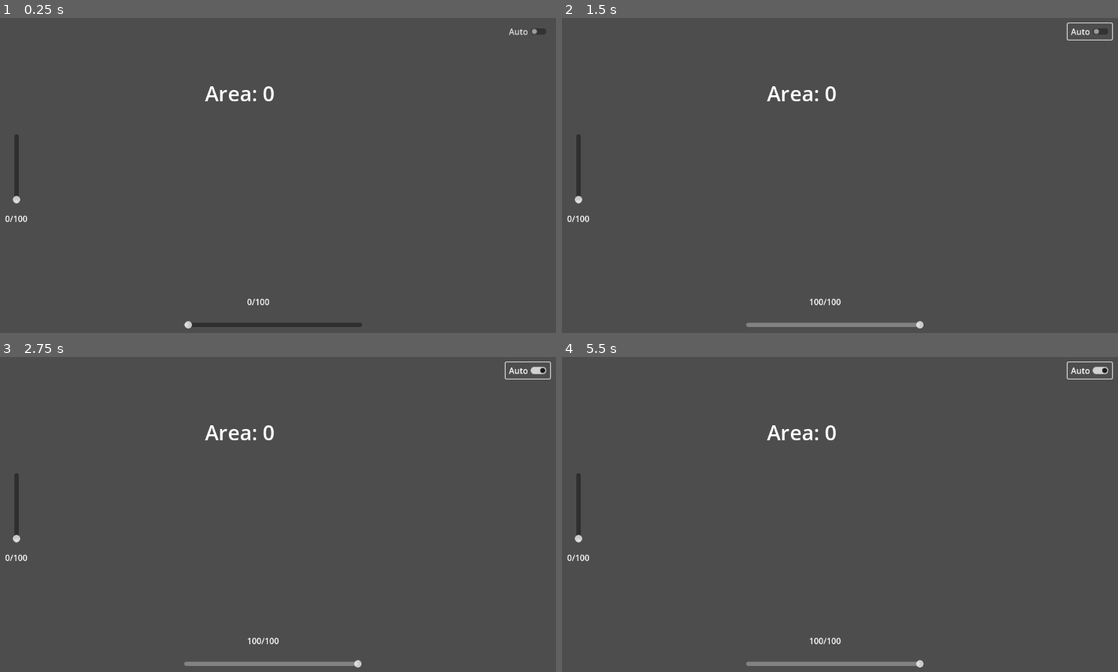
Above: before the commit, frames 1-4 (two rows, left to right).
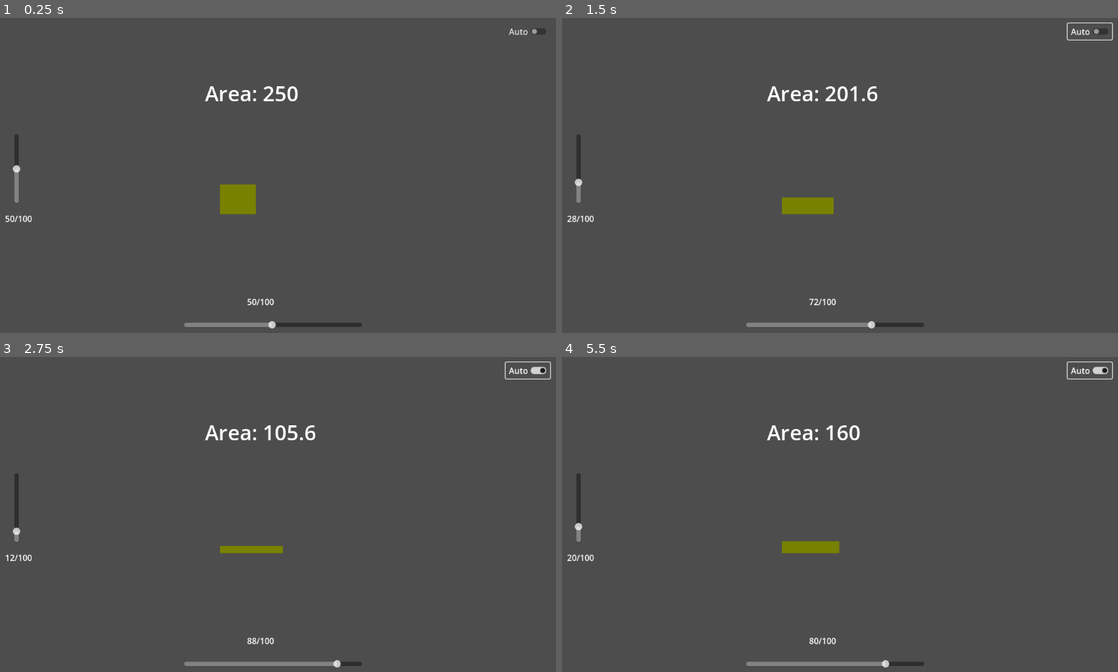
Above: after the commit, the same moments.

Repository: DuckyBlender/rectangle-area
Game: Godot game, scene res://node_2d.tscn
The game is run twice, just before and just after one commit, with the same random seed, the same clock (stepped at 60 frames per second) and the same inputs.
Inputs:
- Up to frame 1 (0.25 s): no input
- Up to frame 2 (1.5 s): click "Auto" at 0.5 s; click "Auto" at 1.25 s
- Up to frame 3 (2.75 s): click "Auto" at 2 s
- Up to frame 4 (5.5 s): no input

The runs differ from the first frame. In frame 1, 1.2% of the frame differs, in the area x 0-54%, y 21-99%; in frame 2, 1.1%; in frame 3, 0.8%; in frame 4, 0.9%.

Commit message:
fixed everything

Diff:
--- a/node_2d.gd
+++ b/node_2d.gd
@@ -8,7 +8,7 @@
 var hslider
 
 var PRESSED
-var last_values = Vector2(0, 0)
+var last_value = 0
 
 # Called when the node enters the scene tree for the first time.
 func _ready():
@@ -26,24 +26,27 @@
 	# Check if the button is pressed
 	if PRESSED:
 		# Get the last values and increment 0.1 to the sin
-		last_values += Vector2(0.01, 0.01)
-		var sin_values = Vector2(sin(last_values.x), sin(last_values.y - last_values.x))
-		rect.set_scale(abs(sin_values))
-		hslider.value = rect.scale.x * 100
-		vslider.value = rect.scale.y * 100
+		last_value += 0.01
+		# We need to invert one axis to make the origin the bottom left corner, +1/2 to make it 0-1
+		var slider_value = (sin(last_value) + 1) * 100 / 2
+		hslider.value = slider_value
+		rect.set_scale(Vector2(hslider.value / 100, -vslider.value / 100))
 	else:
 		# Set the rectangle to the sliders
-		var new_scale = Vector2(hslider.value / 100, vslider.value / 100)
+		# We need to invert one axis to make the origin the bottom left corner
+
+		var new_scale = Vector2(hslider.value / 100, -vslider.value / 100)
 		rect.set_scale(new_scale)
 
 
 
 	# Calculate the area
 	var area = rect.scale.x * rect.scale.y
-	#print(str(area) + " = " + str(rect.scale.x) + " + " + str(rect.scale.y))
+
+	print("x: " + str(rect.scale.x) + " y: " + str(rect.scale.y))
 
 	# Update the label text
-	label.text = "Area: " + str(snapped(area * 100, 0.01))
+	label.text = "Area: " + str(abs(snapped(area * 1000, 0.01)))
 
 	pass
 
--- a/node_2d.tscn
+++ b/node_2d.tscn
@@ -8,10 +8,10 @@
 script = ExtResource("1_ggkie")
 
 [node name="Rectangle" type="ColorRect" parent="."]
-offset_left = 447.0
-offset_top = 259.0
-offset_right = 614.961
-offset_bottom = 410.0
+offset_left = 492.0
+offset_top = 389.0
+offset_right = 630.0
+offset_bottom = 503.0
 color = Color(0.47451, 0.505882, 0, 1)
 
 [node name="RectAreaText" type="RichTextLabel" parent="."]
@@ -41,6 +41,7 @@
 offset_top = 214.0
 offset_right = 178.0
 offset_bottom = 427.0
+border_width = 1.9
 script = ExtResource("2_ggg2l")
 
 [node name="VSlider" type="VSlider" parent="VSliderGroup"]
@@ -49,6 +50,8 @@
 offset_top = 21.0
 offset_right = 78.0
 offset_bottom = 155.0
+min_value = 1.0
+value = 50.0
 rounded = true
 
 [node name="VSliderText" type="RichTextLabel" parent="VSliderGroup"]
@@ -57,13 +60,14 @@
 offset_top = 172.0
 offset_right = 101.0
 offset_bottom = 208.0
-text = "0/100"
+text = "50/100"
 
 [node name="HSliderGroup" type="ReferenceRect" parent="."]
 offset_left = 396.0
 offset_top = 533.0
 offset_right = 786.0
 offset_bottom = 616.0
+border_width = 1.7
 script = ExtResource("3_4pw1t")
 
 [node name="HSlider" type="HSlider" parent="HSliderGroup"]
@@ -76,6 +80,8 @@
 offset_right = 174.0
 offset_bottom = 79.0
 grow_horizontal = 2
+min_value = 1.0
+value = 50.0
 rounded = true
 
 [node name="HSliderText" type="RichTextLabel" parent="HSliderGroup"]
@@ -84,7 +90,7 @@
 offset_top = 13.0
 offset_right = 236.0
 offset_bottom = 47.0
-text = "0/100"
+text = "50/100"
 
 [connection signal="toggled" from="CheckButton" to="." method="_on_check_button_toggled"]
 [connection signal="value_changed" from="VSliderGroup/VSlider" to="." method="_on_v_slider_value_changed"]
